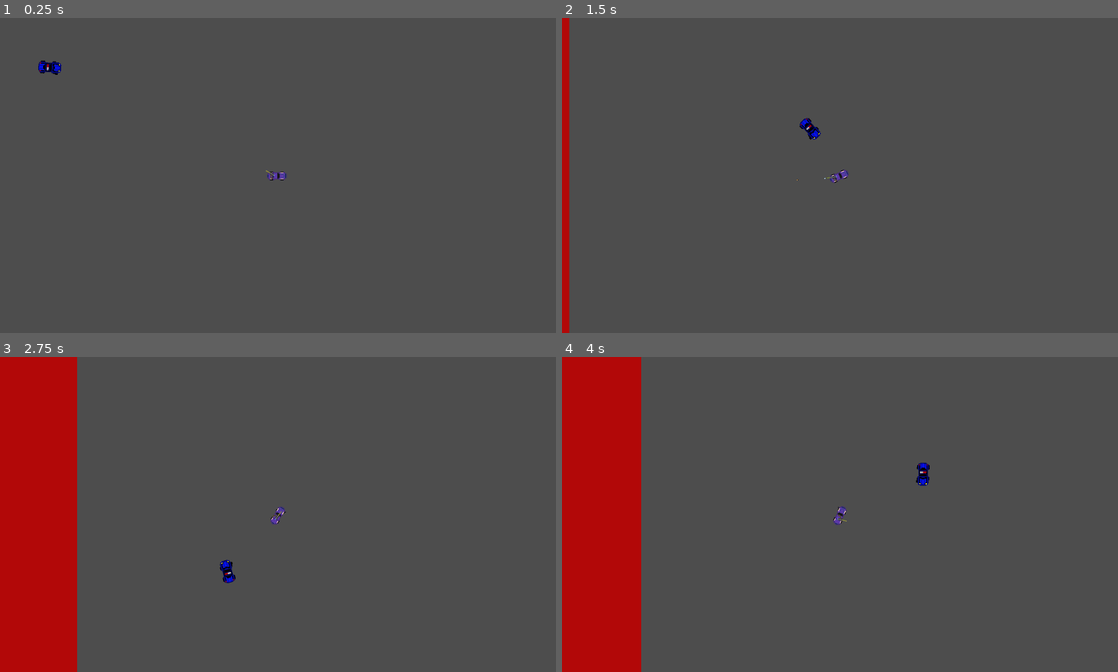
Above: before the commit, frames 1-4 (two rows, left to right).
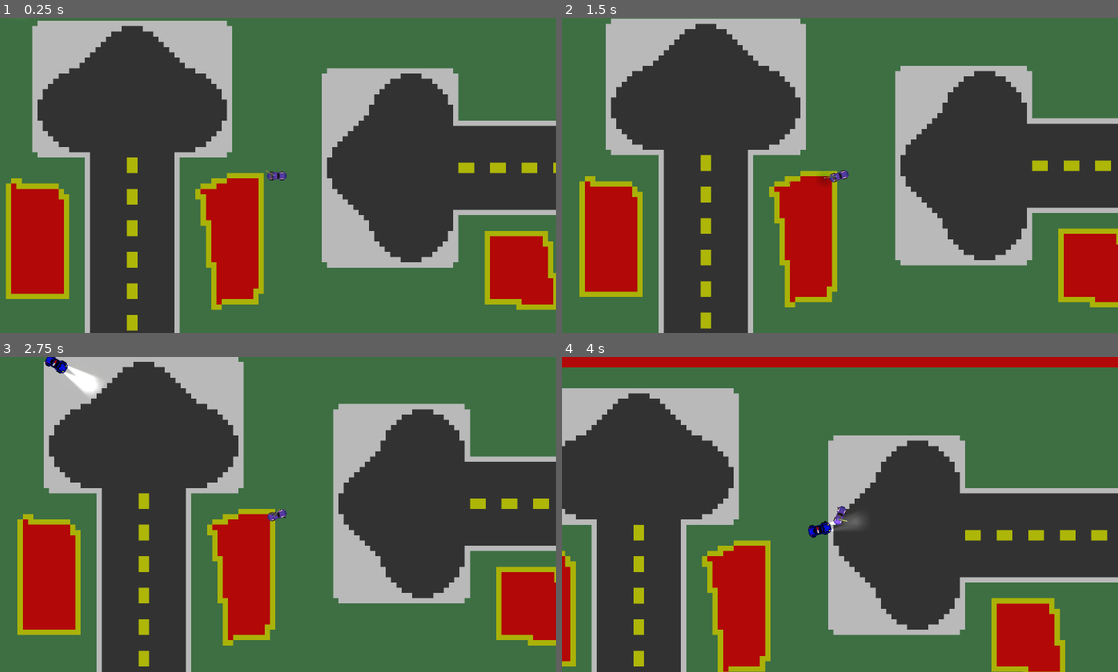
Above: after the commit, the same moments.

Repository: lionidasgerasimatos/Route-E40
Game: Godot game, scene res://Scene/world.tscn
Two runs of this game, one before a commit and one after it. Both use one fixed random seed, a clock stepped at 60 frames per second and the inputs below.
Inputs (mouse positions are in pixels of both pictures, inside the frame that each line leads up to):
- Up to frame 1 (0.25 s): no input
- Up to frame 2 (1.5 s): move the mouse to (962, 159) at 0.52 s; hold D (right) 0.53-1.28 s; hold Space (handbreak) 0.53-1.28 s; move the mouse to (728, 191) at 1.27 s; hold S (down) from 1.28 s (still down); click (728, 191) at 1.35 s
- Up to frame 3 (2.75 s): move the mouse to (333, 445) at 2.02 s; release S (down) at 2.03 s; hold D (right) from 2.03 s (still down); hold Space (handbreak) from 2.03 s (still down)
- Up to frame 4 (4 s): move the mouse to (812, 577) at 2.77 s; release D (right) at 2.78 s; release Space (handbreak) at 2.78 s; hold W (up) 2.78-3.53 s; click (812, 577) at 2.85 s; move the mouse to (1006, 561) at 3.52 s; hold A (left) from 3.53 s (still down); hold Space (handbreak) from 3.53 s (still down)

The runs differ from the first frame. In frame 1, 100% of the frame differs, in the area x 0-100%, y 0-100%; in frame 2, 100%; in frame 3, 97%; in frame 4, 99%.
Error before the commit: Invalid assignment of property or key 'position' with value of type 'Vector2' on a base object of type 'null instance'. (res://scripts/PROCEDURAL_GENERATION.gd…

Commit message:
Remove unused enemy files and fix scenes

Diff:
--- a/Scene/alien_one.tscn
+++ /dev/null
@@ -1,114 +0,0 @@
-[gd_scene load_steps=10 format=3 uid="uid://qcucmsij08w2"]
-
-[ext_resource type="Script" uid="uid://cwjfyplhxdykb" path="res://scripts/enemy.gd" id="1_hgo5s"]
-[ext_resource type="Texture2D" uid="uid://crt4lay7oip05" path="res://Assets/policeOne.png" id="2_hgo5s"]
-[ext_resource type="Texture2D" uid="uid://dlbwo5s02wvbr" path="res://Assets/ConeLightCropp.PNG" id="3_vuwf6"]
-
-[sub_resource type="RectangleShape2D" id="RectangleShape2D_hgo5s"]
-size = Vector2(29.7407, 25.9716)
-
-[sub_resource type="Animation" id="Animation_hgo5s"]
-resource_name = "Idle"
-length = 0.1
-loop_mode = 1
-tracks/0/type = "value"
-tracks/0/imported = false
-tracks/0/enabled = true
-tracks/0/path = NodePath("Sprite2D:frame")
-tracks/0/interp = 1
-tracks/0/loop_wrap = true
-tracks/0/keys = {
-"times": PackedFloat32Array(0),
-"transitions": PackedFloat32Array(1),
-"update": 1,
-"values": [0]
-}
-
-[sub_resource type="Animation" id="Animation_vuwf6"]
-length = 0.001
-tracks/0/type = "value"
-tracks/0/imported = false
-tracks/0/enabled = true
-tracks/0/path = NodePath("Sprite2D:frame")
-tracks/0/interp = 1
-tracks/0/loop_wrap = true
-tracks/0/keys = {
-"times": PackedFloat32Array(0),
-"transitions": PackedFloat32Array(1),
-"update": 1,
-"values": [0]
-}
-
-[sub_resource type="Animation" id="Animation_q56ot"]
-resource_name = "left"
-length = 0.1
-loop_mode = 1
-tracks/0/type = "value"
-tracks/0/imported = false
-tracks/0/enabled = true
-tracks/0/path = NodePath("Sprite2D:frame")
-tracks/0/interp = 1
-tracks/0/loop_wrap = true
-tracks/0/keys = {
-"times": PackedFloat32Array(0),
-"transitions": PackedFloat32Array(1),
-"update": 1,
-"values": [2]
-}
-
-[sub_resource type="Animation" id="Animation_sm0xt"]
-resource_name = "right"
-length = 0.1
-loop_mode = 1
-tracks/0/type = "value"
-tracks/0/imported = false
-tracks/0/enabled = true
-tracks/0/path = NodePath("Sprite2D:frame")
-tracks/0/interp = 1
-tracks/0/loop_wrap = true
-tracks/0/keys = {
-"times": PackedFloat32Array(0),
-"transitions": PackedFloat32Array(1),
-"update": 1,
-"values": [1]
-}
-
-[sub_resource type="AnimationLibrary" id="AnimationLibrary_rodrp"]
-_data = {
-&"Idle": SubResource("Animation_hgo5s"),
-&"RESET": SubResource("Animation_vuwf6"),
-&"left": SubResource("Animation_q56ot"),
-&"right": SubResource("Animation_sm0xt")
-}
-
-[node name="Alien one" type="CharacterBody2D"]
-script = ExtResource("1_hgo5s")
-engine_power = 600
-
-[node name="Sprite2D" type="Sprite2D" parent="."]
-rotation = 1.5708
-scale = Vector2(3, 3)
-texture = ExtResource("2_hgo5s")
-hframes = 3
-
-[node name="CollisionShape2D" type="CollisionShape2D" parent="."]
-position = Vector2(-0.5, -0.5)
-scale = Vector2(3.12703, -2.1177)
-shape = SubResource("RectangleShape2D_hgo5s")
-
-[node name="AnimationPlayer" type="AnimationPlayer" parent="."]
-libraries = {
-&"": SubResource("AnimationLibrary_rodrp")
-}
-
-[node name="Headlight" type="PointLight2D" parent="."]
-position = Vector2(114, -12)
-rotation = -1.55334
-scale = Vector2(0.170324, 0.279164)
-texture = ExtResource("3_vuwf6")
-
-[node name="Headlight2" type="PointLight2D" parent="."]
-position = Vector2(114, 13)
-rotation = -1.5708
-scale = Vector2(0.170324, 0.279164)
-texture = ExtResource("3_vuwf6")
--- a/Scene/car.tscn
+++ b/Scene/car.tscn
@@ -73,6 +73,7 @@
 }
 
 [node name="CAR" type="CharacterBody2D"]
+collision_layer = 4
 script = ExtResource("1_d7vpe")
 engine_power = 550
 
--- a/Scene/hurtbox.tscn
+++ /dev/null
@@ -1,9 +0,0 @@
-[gd_scene load_steps=2 format=3 uid="uid://cmkjd425shtf5"]
-
-[ext_resource type="Script" uid="uid://bflidbsl6ko4b" path="res://scripts/hurtbox.gd" id="1_dosgy"]
-
-[node name="hurtbox" type="Area2D"]
-disable_mode = 2
-script = ExtResource("1_dosgy")
-
-[node name="CollisionPolygon2D" type="CollisionPolygon2D" parent="."]
--- a/Scene/level.tscn
+++ b/Scene/level.tscn
@@ -2,7 +2,7 @@
 
 [ext_resource type="PackedScene" uid="uid://btfcoi2qdaix4" path="res://Scene/car.tscn" id="2_r34rm"]
 [ext_resource type="Texture2D" uid="uid://bqwm50awk8el4" path="res://icon.svg" id="2_sblpm"]
-[ext_resource type="PackedScene" uid="uid://qcucmsij08w2" path="res://Scene/alien_one.tscn" id="3_r34rm"]
+[ext_resource type="PackedScene" uid="uid://qcucmsij08w2" path="res://Scene/PoliceCar.tscn" id="3_r34rm"]
 
 [node name="LEVEL" type="Node2D"]
 
--- a/Scene/police_car.tscn
+++ /dev/null
@@ -1,10 +0,0 @@
-[gd_scene load_steps=2 format=3 uid="uid://do1e6t713qaq4"]
-
-[ext_resource type="Script" uid="uid://crpi0s5ijlm3c" path="res://scripts/police_car.gd" id="1_5twsb"]
-
-[node name="Police car" type="CharacterBody2D"]
-script = ExtResource("1_5twsb")
-
-[node name="AnimatedSprite2D" type="AnimatedSprite2D" parent="."]
-
-[node name="CollisionShape2D" type="CollisionShape2D" parent="."]
--- a/Scene/world.tscn
+++ b/Scene/world.tscn
@@ -4,7 +4,7 @@
 [ext_resource type="Texture2D" uid="uid://bc7v0xouj7jyo" path="res://Assets/TEST_ATLAS_TWO-export.png" id="2_dlwip"]
 [ext_resource type="PackedScene" uid="uid://btfcoi2qdaix4" path="res://Scene/car.tscn" id="3_ejll3"]
 [ext_resource type="Texture2D" uid="uid://ducd3d73pfa35" path="res://Assets/RED.png" id="3_pcvp0"]
-[ext_resource type="PackedScene" uid="uid://qcucmsij08w2" path="res://Scene/alien_one.tscn" id="4_scul4"]
+[ext_resource type="PackedScene" uid="uid://qcucmsij08w2" path="res://Scene/PoliceCar.tscn" id="4_scul4"]
 
 [sub_resource type="NavigationPolygon" id="NavigationPolygon_o8j5v"]
 vertices = PackedVector2Array(-1.92969, 19.0859, -28.1484, 19.8594, -25.8281, 7.51563, -1.92969, 9.0625, -25.8281, -7.90625, -25.0625, -21.3984, -0.773438, -22.1719, -0.773438, -7.51563, 32, 8.09375, 24.2969, -8.16406, 32, -8.09375)
@@ -216,5 +216,4 @@
 
 [node name="enemy handleler" type="Node2D" parent="."]
 
-[node name="Alien one" parent="enemy handleler" instance=ExtResource("4_scul4")]
-position = Vector2(308, 257)
+[node name="Police Car" parent="enemy handleler" instance=ExtResource("4_scul4")]
--- a/scripts/PROCEDURAL_GENERATION.gd
+++ b/scripts/PROCEDURAL_GENERATION.gd
@@ -10,12 +10,13 @@
 var cell_walls := {Vector2i(0,-1):N, Vector2i(1,0):E, Vector2i(0,1):S,Vector2i(-1,0):W }
 
 #How many tiles big we want it
-@export var width = 60
-@export var height = 50
+@export var width = 30
+@export var height = 30
 
 #How many pixels is the tilemap see from settings
 @export var tile_size = 64
 var source_id : int
+
 
 # Removal Dencity
 @export var erase_fraction = 0.5
@@ -58,7 +59,7 @@
 
 # Begining
 func _ready() -> void:
-	$Camera2D.position=Map.map_to_local(Vector2(width/2, height/2))
+	#$Camera2D.position=Map.map_to_local(Vector2(width/2, height/2))
 
 	var rng:= RandomNumberGenerator.new()
 	if map_seed == 0 :
@@ -67,11 +68,15 @@
 	seed(map_seed)
 	print("This maps seed is:",map_seed)
 
+	# Select Border Tile
+
+
 	# Pick the *first* source in the TileSet (usually id 0)
 	source_id = Map.tile_set.get_source_id(0)
 	# Generate the full maze
 	make_maze()
 	erase_walls()
+
 
 
 func make_maze() -> void :
@@ -146,8 +151,8 @@
 func erase_walls() -> void:
 
 		for i in range(int(width*height*erase_fraction)):
-			var x = randi_range(1, width-1)
-			var y = randi_range(1, height-1)
+			var x = randi_range(1, width-2)
+			var y = randi_range(1, height-2)
 			var cell = Vector2i(x,y)
 
 			var neighbor = cell_walls.keys()[randi() % cell_walls.size()]
@@ -156,5 +161,3 @@
 				var n_walls =get_walls(cell+neighbor) - cell_walls[-neighbor]
 				set_walls(cell,walls)
 				set_walls(cell+neighbor, n_walls)
-
-			await get_tree().process_frame
--- a/scripts/car.gd
+++ b/scripts/car.gd
@@ -2,7 +2,7 @@
 
 @onready var car_an :=$CarAnimation
 
-@export var steering_angle = 20  # Maximum angle for steering the car's wheels
+@export var steering_angle = 40  # Maximum angle for steering the car's wheels
 @export var engine_power = 700  # How much force the engine can apply for acceleration
 @export var friction = -55  # The friction coefficient that slows down the car
 @export var drag = -0.06  # Air drag coefficient that also slows down the car
@@ -44,7 +44,7 @@
 	if Input.is_action_pressed("down") or  Input.is_action_pressed("handbreak"):
 		acceleration = transform.x * braking
 
-	#Handle Animations
+	# Handle Animations
 	if turn > 0.1:
 		car_an.play("right")
 	elif turn < -0.1:
--- a/scripts/enemy.gd
+++ /dev/null
@@ -1,99 +0,0 @@
-# EnemyCar.gd
-extends CharacterBody2D
-## --- TUNABLES --------------------------------------------------------------
-@export var target_path     : NodePath = "../../CAR"   # path to the player car
-@export var desired_distance: float    = 60            # stop pushing when this close
-
-@export var steering_angle  = 20      # °  max wheel angle (same as player)
-@export var engine_power    = 700     #     forward thrust
-@export var friction        = -55
-@export var drag            = -0.06
-@export var braking         = -450
-@export var max_speed_reverse = 250
-@export var slip_speed        = 600
-@export var traction_fast     = 4.5
-@export var traction_slow     = 10
-var  wheel_base        = 100           # px between axles
-
-
-@onready var player   : CharacterBody2D = get_node(target_path)
-@onready var car_an :=$AnimationPlayer
-
-var acceleration   : Vector2 = Vector2.ZERO
-var steer_direction: float   = 0.0
-
-
-func _physics_process(delta: float) -> void:
-	# 1) high-level “AI input”
-	get_ai_input(delta)
-
-	# 2) car physics (identical to player script)
-	calculate_steering(delta)
-	velocity += acceleration * delta
-	apply_friction(delta)
-	move_and_slide()
-
-
-# ---------------------------------------------------------------------------
-# AI “input”  – decides steering & throttle so the car hunts the player
-# ---------------------------------------------------------------------------
-func get_ai_input(delta: float) -> void:
-	var to_player   = player.global_position - global_position
-	var distance    = to_player.length()
-	var target_dir  = to_player.normalized()
-
-	# STEERING
-	# angle we need to turn (-π … π)
-	var angle_diff = wrapf(target_dir.angle() - rotation, -PI, PI)
-	# translate to the same -1 … 1 input range the player’s turn axis uses
-	var turn_input = clamp(angle_diff / deg_to_rad(steering_angle), -1.0, 1.0)
-	steer_direction = turn_input * deg_to_rad(steering_angle)
-
-	#print(steer_direction)
-
-	# THROTTLE / BRAKE
-	acceleration = Vector2.ZERO
-	# Far away → accelerate forward
-	if distance > desired_distance:
-		acceleration = transform.x * engine_power
-	# Close & still moving fast toward player → brake
-	elif velocity.length() > 50:
-		acceleration = transform.x * braking
-
-	# ANIMATION
-	if steer_direction > 0.1:
-		car_an.play("right")
-	elif steer_direction < -0.1:
-		car_an.play("left")
-	else:
-		car_an.play("Idle")
-
-
-# ---------------------------------------------------------------------------
-#  The helper functions below are copied 1-for-1 from the player script
-# ---------------------------------------------------------------------------
-func apply_friction(delta: float) -> void:
-	if acceleration == Vector2.ZERO and velocity.length() < 50:
-		velocity = Vector2.ZERO
-	var friction_force = velocity * friction * delta
-	var drag_force     = velocity * velocity.length() * drag * delta
-	acceleration += drag_force + friction_force
-
-
-func calculate_steering(delta: float) -> void:
-	var rear_wheel  = global_position - transform.x * wheel_base / 2.0
-	var front_wheel = global_position + transform.x * wheel_base / 2.0
-	rear_wheel  += velocity * delta
-	front_wheel += velocity.rotated(steer_direction) * delta
-
-	var new_heading = rear_wheel.direction_to(front_wheel)
-	var traction = traction_fast if velocity.length() > slip_speed else traction_slow
-
-
-	var d = new_heading.dot(velocity.normalized())
-	if d > 0:
-		velocity = lerp(velocity, new_heading * velocity.length(), traction * delta)
-	elif d < 0:
-		velocity = -new_heading * min(velocity.length(), max_speed_reverse)
-
-	rotation = new_heading.angle()
--- a/scripts/enemy_movement.gd
+++ /dev/null
@@ -1,17 +0,0 @@
-extends CharacterBody2D
-
-@export var speed = 400
-
-var player_pos
-var target_pos
-@onready var player = get_parent().get_parent().get_node("CAR")
-
-func _ready() -> void:
-	pass
-
-func _process(delta: float) -> void:
-	player_pos = player.position
-	target_pos = (player_pos - position).normalized()
-
-	if position.distance_to(player_pos) > 3 :
-		position+=target_pos * speed * delta
--- a/scripts/hurtbox.gd
+++ /dev/null
@@ -1,11 +0,0 @@
-extends Area2D
-
-
-
-func _ready() -> void:
-	pass
-
-
-
-func _process(delta: float) -> void:
-	pass
--- a/scripts/police_car.gd
+++ /dev/null
@@ -1,7 +0,0 @@
-extends CharacterBody2D
-
-#Under Construction
-func _physics_process(delta: float) -> void:
-
-
-	move_and_slide()
Not shown, removed: scripts/enemy.gd.uid
Not shown, removed: scripts/enemy_movement.gd.uid
Not shown, removed: scripts/hurtbox.gd.uid
Not shown, removed: scripts/police_car.gd.uid
